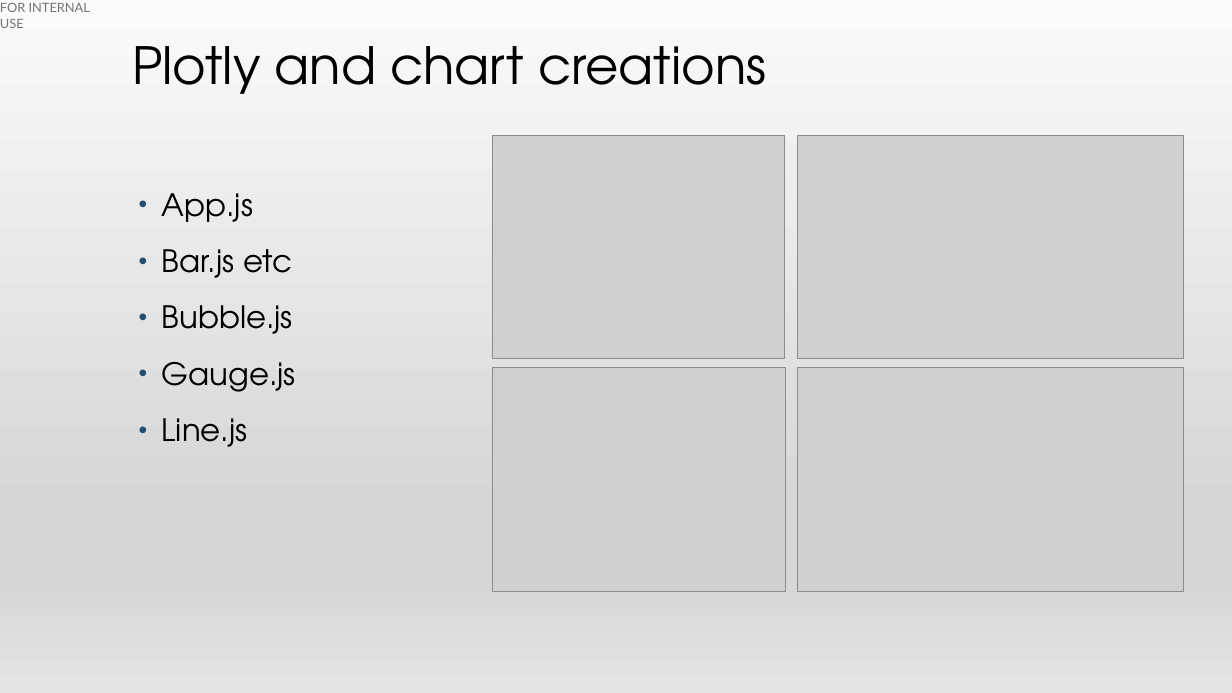
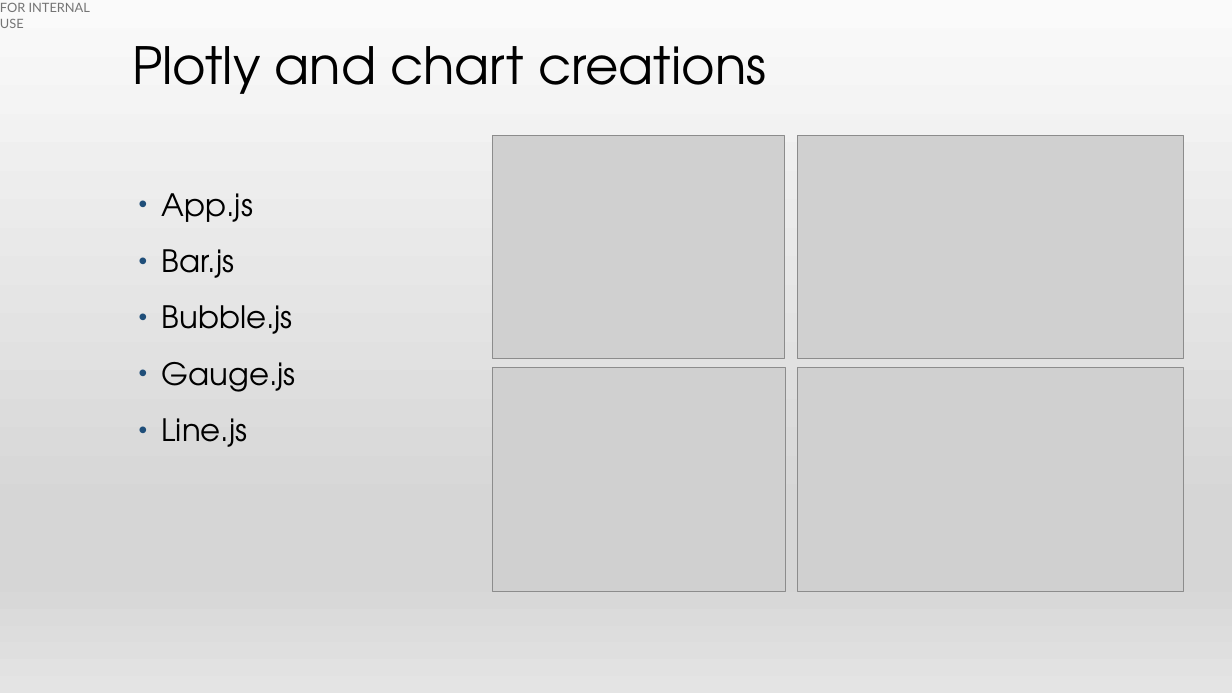
Before and after one commit to SNNandhini/Project-3-World_Happiness, a slide deck: slide 8 of World_happiness_presentation.pptx. Drawn at 1232x693 pixels with LibreOffice and Linux fonts; fonts in the diff are those of the drawing; grey boxes stand for pictures. Boxes give left, top, right and bottom in pixels: in the first picture for what was removed or moved away, otherwise in the second. Text is boxed around its words. In the diff, an @@ line names an element or a change of style, - is before the commit and + after.

```diff
--- a/World_happiness_presentation.pptx
+++ b/World_happiness_presentation.pptx
@@ text at [162, 249, 235, 278]: text changed @@
-• Bar.js etc
+• Bar.js
```
Also in this commit, not shown: 3 other slides changed, 1 other file.
